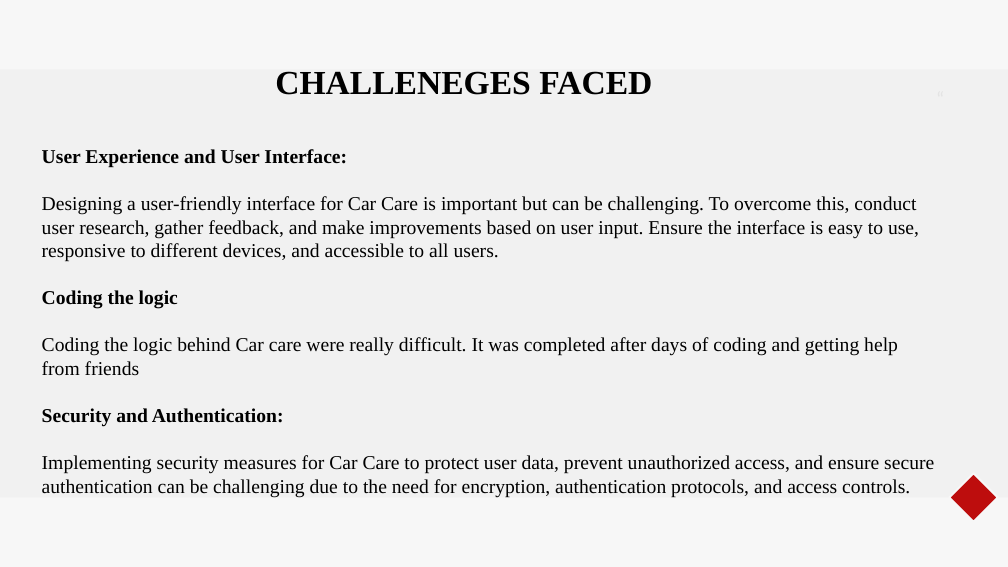
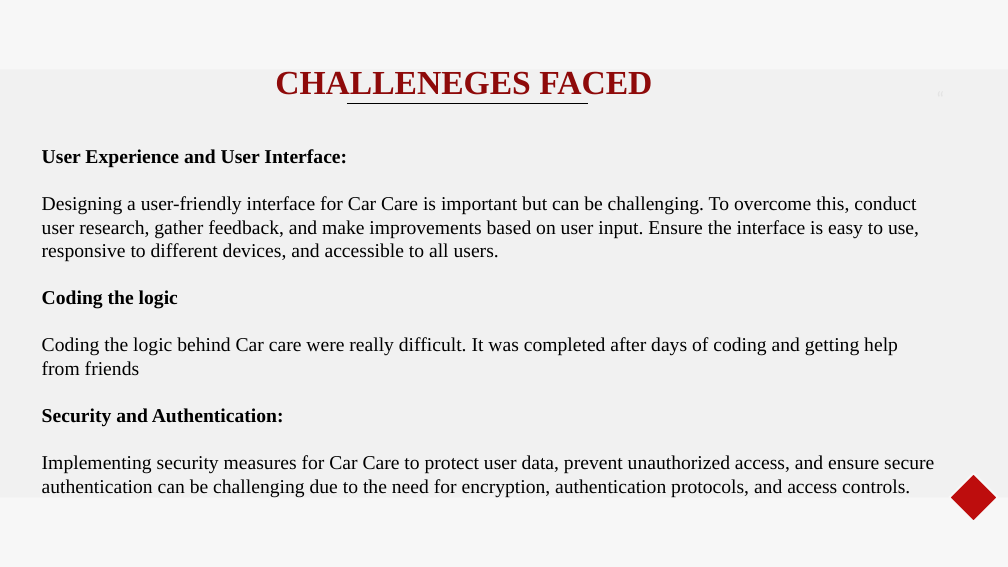
Before and after one commit to akshayanish2610/MINI-PROJECT, a slide deck: slide 8 of Presentation/car care.pptx (slide 6 before the commit). Drawn at 1008x567 pixels with LibreOffice and Linux fonts; fonts in the diff are those of the drawing. Boxes give left, top, right and bottom in pixels: in the first picture for what was removed or moved away, otherwise in the second. Text is boxed around its words. In the diff, an @@ line names an element or a change of style, - is before the commit and + after.

```diff
--- a/Presentation/car care.pptx
+++ b/Presentation/car care.pptx
@@ title "CHALLENEGES FACED" at <box>275,71,652,95</box>: text colour #000000 to #8E0A0A @@
@@ line added from (347, 103) to (589, 103), #000000 0.75 pt @@
```
Also in this commit, not shown: 10 other slides changed, 5 slides added, 4 slides removed.
